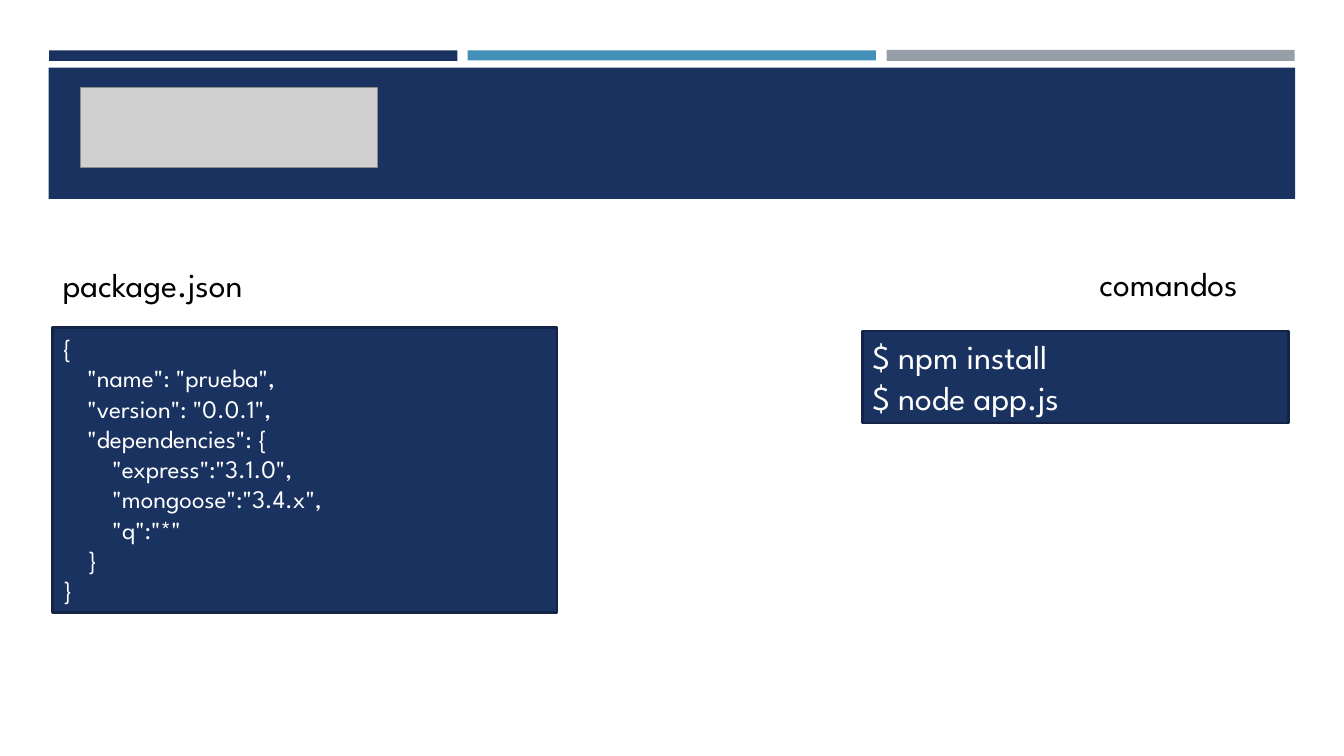
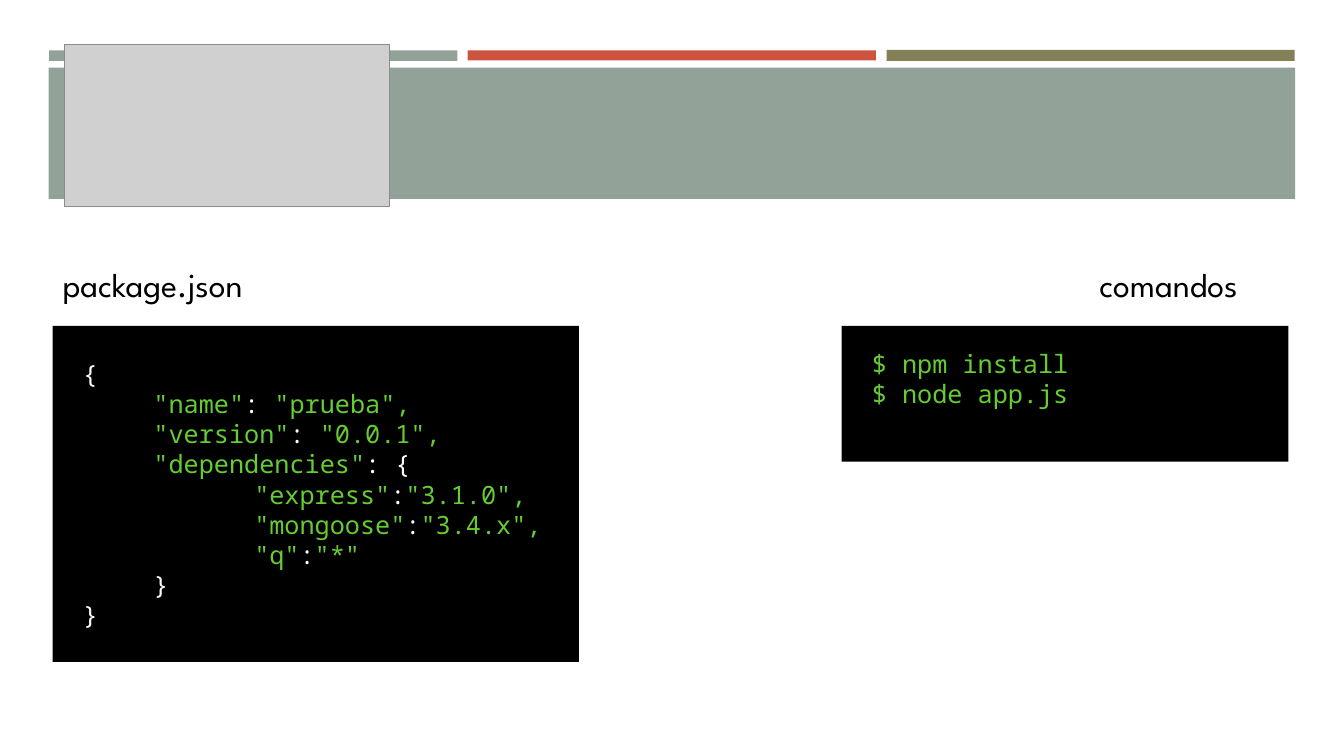
Before and after one commit to borya09/curso-vsw-herramientas-front, a slide deck: slide 4 of presentacion/presentacion.pptx (slide 3 before the commit). Drawn at 1344x756 pixels with LibreOffice and Linux fonts; fonts in the diff are those of the drawing; grey boxes stand for pictures. Boxes give left, top, right and bottom in pixels: in the first picture for what was removed or moved away, otherwise in the second. Text is boxed around its words. In the diff, an @@ line names an element or a change of style, - is before the commit and + after.

```diff
--- a/presentacion/presentacion.pptx
+++ b/presentacion/presentacion.pptx
@@ rectangle at <box>49,50,458,60</box>: fill #1A3260 to #93A299 @@
@@ picture added at <box>65,44,390,207</box> @@
@@ rectangle at <box>468,50,876,60</box>: fill #4590B8 to #CF543F @@
@@ rectangle at <box>886,50,1295,62</box>: fill #969FA7 to #848058 @@
@@ rectangle at <box>48,68,1296,199</box>: fill #1A3260 to #93A299 @@
@@ picture removed at <box>81,88,377,167</box> @@
@@ rectangle "{": place and size @@
-rectangle "{" at <box>52,328,557,613</box>
+rectangle "{" at <box>52,326,579,661</box>
@@ rectangle "{" at <box>52,326,579,661</box>: font League Spartan to Noto Sans Mono; text colour #FFFFFF to #F8F8F8 in "{", "}", "}"; text colour #FFFFFF to #66CC33 in ""name": "prueba",", ""version": "0.0.1",", ""dependencies":", ""express":"3.1.0"," and 2 more places; vertical alignment top to middle; fill #1A3260 to #000000; outline #132547 1.75 pt to none @@
@@ rectangle "$ npm install": place and size @@
-rectangle "$ npm install" at <box>863,332,1290,423</box>
+rectangle "$ npm install" at <box>842,326,1289,462</box>
@@ rectangle "$ npm install" at <box>842,326,1289,462</box>: size 24 to 18 pt, font League Spartan to Noto Sans Mono, text colour #FFFFFF to #66CC33; vertical alignment top to middle; fill #1A3260 to #000000; outline #132547 1.75 pt to none @@
```
Also in this commit, not shown: 13 other slides changed, 1 slide added, 4 other files.
